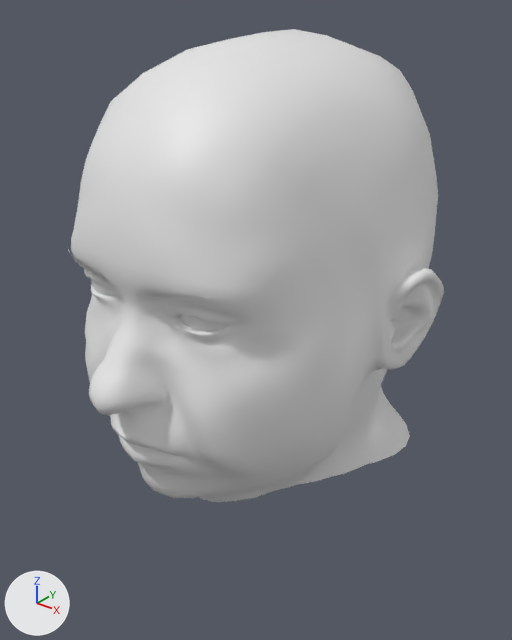
Before and after pictures for a commit that changed the FBX model assets/heads/head_2_sub5.fbx.
Camera for both pictures: a 50 mm lens placed at (0.951, -1.184, 0.602), pointed at (-0.007, 0.015, -0.141). Lighting does not change. The marker at lower left points along +X, +Y and +Z. The picture after the commit comes second. Where no turn or scale is listed for an object, it has been applied to the vertices. Vertices at exactly the same position are counted once.

In view in the first picture: 'Head' and 4 more.
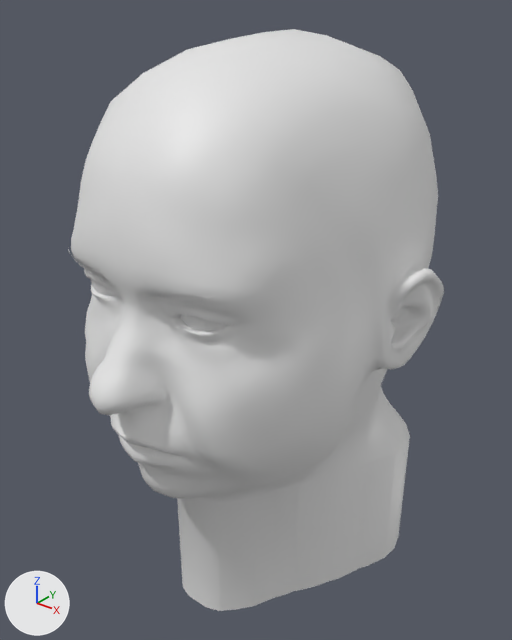
The newer file is also rescaled (x0.741), turned or shifted as a whole; pictures and numbers use the older file's frame.

Edits to the bpy script that builds the scene:
```text
Change me_base_001:
    used by ob_head; location = (0.0, 0.0, 0.0)
    remove me_base_001.from_pydata(...)  # 5676 vertices, 5490 faces; spans x -0.409..0.409, y -0.479..0.479, z -0.5..0.5
    add me_base_001.from_pydata(...)  # 5732 vertices, 5546 faces; spans x -0.409..0.409, y -0.479..0.479, z -0.85..0.5
    me_base_001 part 1
    56 new vertices lie (0.0, 0.0, -0.35) away from vertices in x -0.304..0.304, y -0.237..0.426, z -0.5
    56 new faces join them
```

Where the change shows, as pixel boxes [x1, y1, x2, y2] in the pictures (512 x 640 px):
'Head', reshaped (23% taller)
    before: [71, 29, 444, 502]
    after: [71, 29, 444, 611]
part 1 of me_base_001, added
    after: [177, 437, 410, 611]
